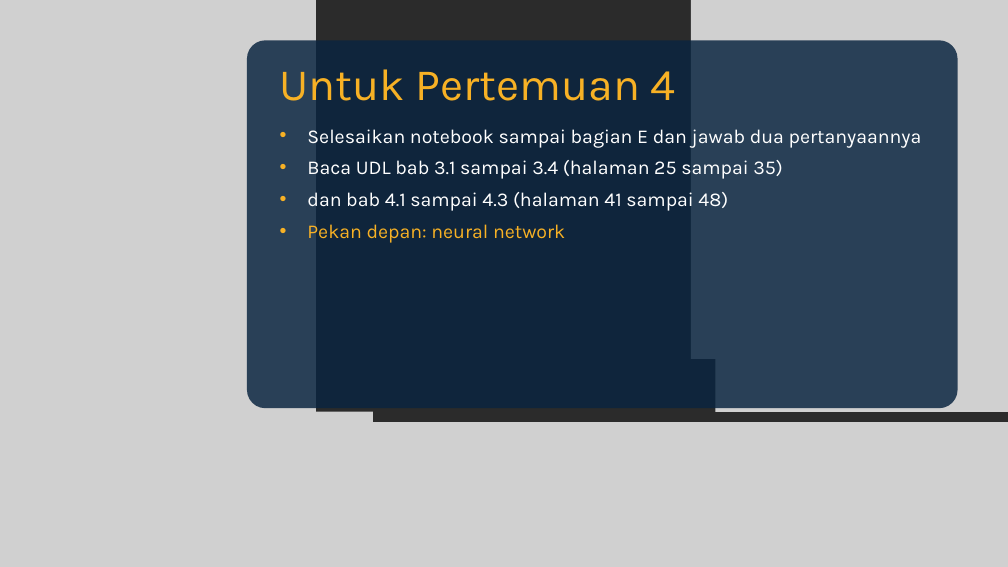
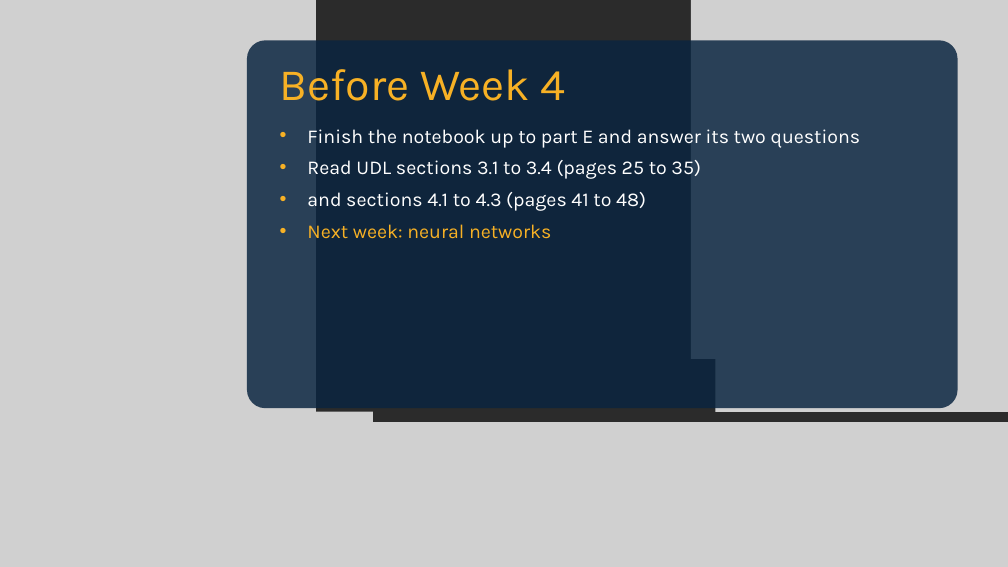
Before and after one commit to dafx7/COMPUTING-AI-ML-OPTIMIZATION, a slide deck: slide 26 of week3/slides/Pertemuan-3-Logistic-Regression.pptx. Drawn at 1008x567 pixels with LibreOffice and Linux fonts; fonts in the diff are those of the drawing; grey boxes stand for pictures; background and template pictures are left out; a plain dark background stands for a picture behind light text. Boxes give left, top, right and bottom in pixels: in the first picture for what was removed or moved away, otherwise in the second. Text is boxed around its words. In the diff, an @@ line names an element or a change of style, - is before the commit and + after.

```diff
--- a/week3/slides/Pertemuan-3-Logistic-Regression.pptx
+++ b/week3/slides/Pertemuan-3-Logistic-Regression.pptx
@@ text at (x1=280, y1=69, x2=565, y2=101): text changed @@
-Untuk Pertemuan 4
+Before Week 4
@@ text at (x1=307, y1=129, x2=861, y2=239): text changed @@
-• Selesaikan notebook sampai bagian E dan jawab dua pertanyaannya
-• Baca UDL bab 3.1 sampai 3.4 (halaman 25 sampai 35)
-• dan bab 4.1 sampai 4.3 (halaman 41 sampai 48)
-• Pekan depan: neural network
+• Finish the notebook up to part E and answer its two questions
+• Read UDL sections 3.1 to 3.4 (pages 25 to 35)
+• and sections 4.1 to 4.3 (pages 41 to 48)
+• Next week: neural networks
```
Also in this commit, not shown: 26 other slides changed, 1 other file.
